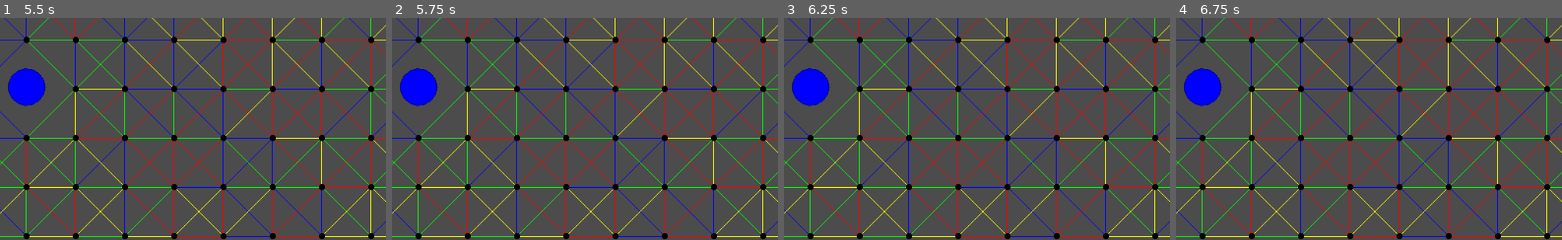
Above: before the commit, frames 1-4 (left to right).
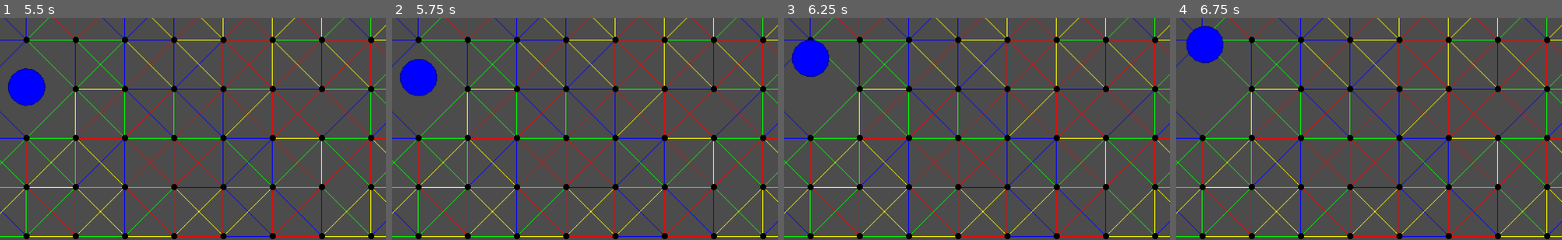
Above: after the commit, the same moments.

Repository: rmvermeulen/tower-climber-defender-m-up
Game: Godot game, scene res://CombinedScene.tscn
Two runs of this game, one before a commit and one after it. Both use one fixed random seed, a clock stepped at 60 frames per second and the inputs below.
Inputs:
- Up to frame 1 (5.5 s): hold Right (right) 0.53-2.03 s; tap Space (jump) at 0.77, 1.52, 3.02, 3.77, 4.52 s; hold Left (left) 2.03-2.78 s; hold Right (right) 2.78-4.28 s; hold Left (left) 4.28-5.03 s; hold Right (right) from 5.03 s (still down)
- Up to frame 2 (5.75 s): keep holding Right (right)
- Up to frame 3 (6.25 s): release Right (right) at 5.78 s; hold Left (left) from 5.78 s (still down); tap Space (jump) at 6.02 s
- Up to frame 4 (6.75 s): keep holding Left (left)
The pictures show only the part of the screen within x 17-67%, y 49-99%; the shares and areas given below are measured in that part.

Frame 1 is identical in both runs. In frame 2, 1.0% of the frame differs, in the area x 2-12%, y 18-40%; in frame 3, 2.3%; in frame 4, 2.6%, in the area x 2-13%, y 3-40%.

Commit message:
TD Attacker: re-path every now and then

Diff:
--- a/tower-defense/enemies/Attacker.gd
+++ b/tower-defense/enemies/Attacker.gd
@@ -7,6 +7,7 @@
 var target: Node2D = null
 var path: PoolVector2Array = []
 var path_index := -1
+var _path_locked_timer := false
 
 
 func _ready():
@@ -14,14 +15,22 @@
 
 
 func _find_target():
+	if _path_locked_timer:
+		return
+	_path_locked_timer = true
+
 	var towers := get_tree().get_nodes_in_group("towers")
 	if towers.empty():
+		_path_locked_timer = false
 		return
+
 	towers.sort_custom(self, "_sort_by_proximity")
 	target = towers[0]
 	path = game.nav.find_path(position, target.position)
 	path_index = 0
-	prints(name, path)
+
+	yield(get_tree().create_timer(1.5), "timeout")
+	_path_locked_timer = false
 
 
 func _sort_by_proximity(a, b):
@@ -32,7 +41,8 @@
 
 func _physics_process(delta: float):
 	if path.empty() || path_index >= path.size():
-		return
+		return _find_target()
+
 	var dst := _get_current_destination()
 	var diff := dst - position
 
